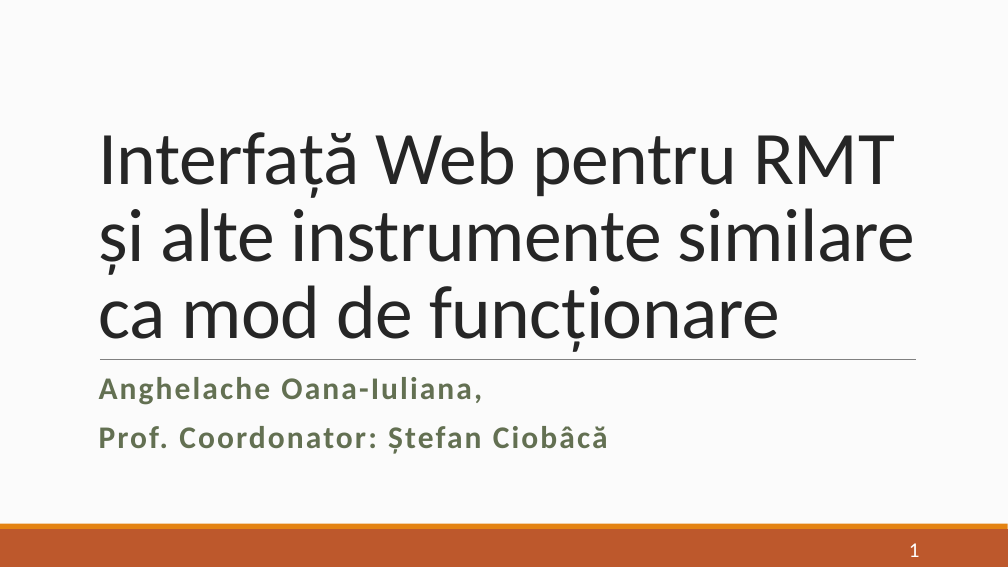
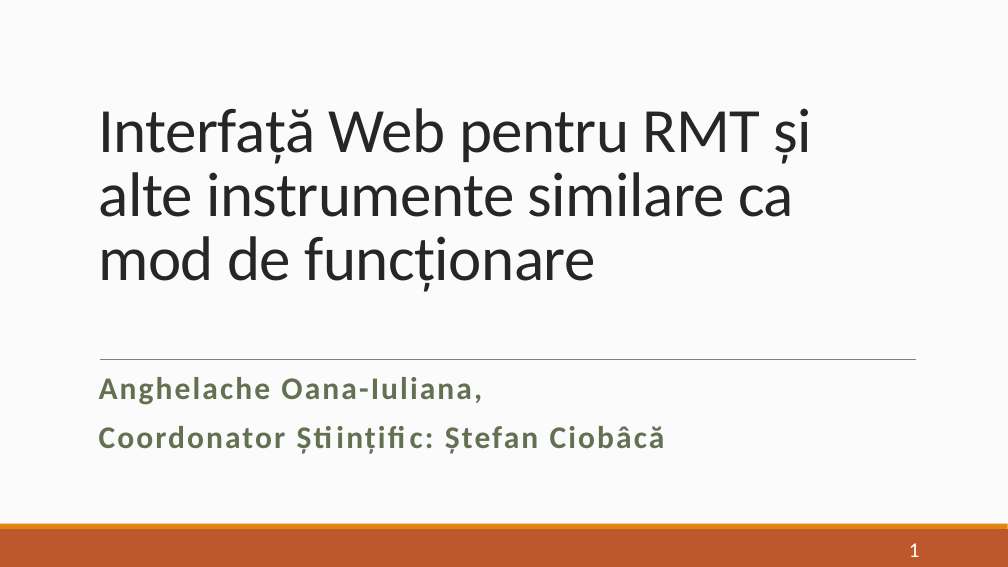
Before and after one commit to oana-a/Licenta2017, a slide deck: slide 1 of Licenta2017AnghelacheOana-Iuliana/Prezentare.pptx. Drawn at 1008x567 pixels with LibreOffice and Linux fonts; fonts in the diff are those of the drawing. Boxes give left, top, right and bottom in pixels: in the first picture for what was removed or moved away, otherwise in the second. Text is boxed around its words. In the diff, an @@ line names an element or a change of style, - is before the commit and + after.

```diff
--- a/Licenta2017AnghelacheOana-Iuliana/Prezentare.pptx
+++ b/Licenta2017AnghelacheOana-Iuliana/Prezentare.pptx
@@ title "Interfață Web pentru RMT și ...": place and size @@
-title "Interfață Web pentru RMT și ..." at (98,131,915,352)
+title "Interfață Web pentru RMT și ..." at (99,108,812,292)
@@ title "Interfață Web pentru RMT și ..." at (99,108,812,292): size 72 to 60 pt @@
@@ subtitle at (99,426,665,454): text changed @@
-Prof. Coordonator: Ștefan Ciobâcă
+Coordonator Științific: Ștefan Ciobâcă
```
Also in this commit, not shown: 8 slides added, 1 slide removed.
